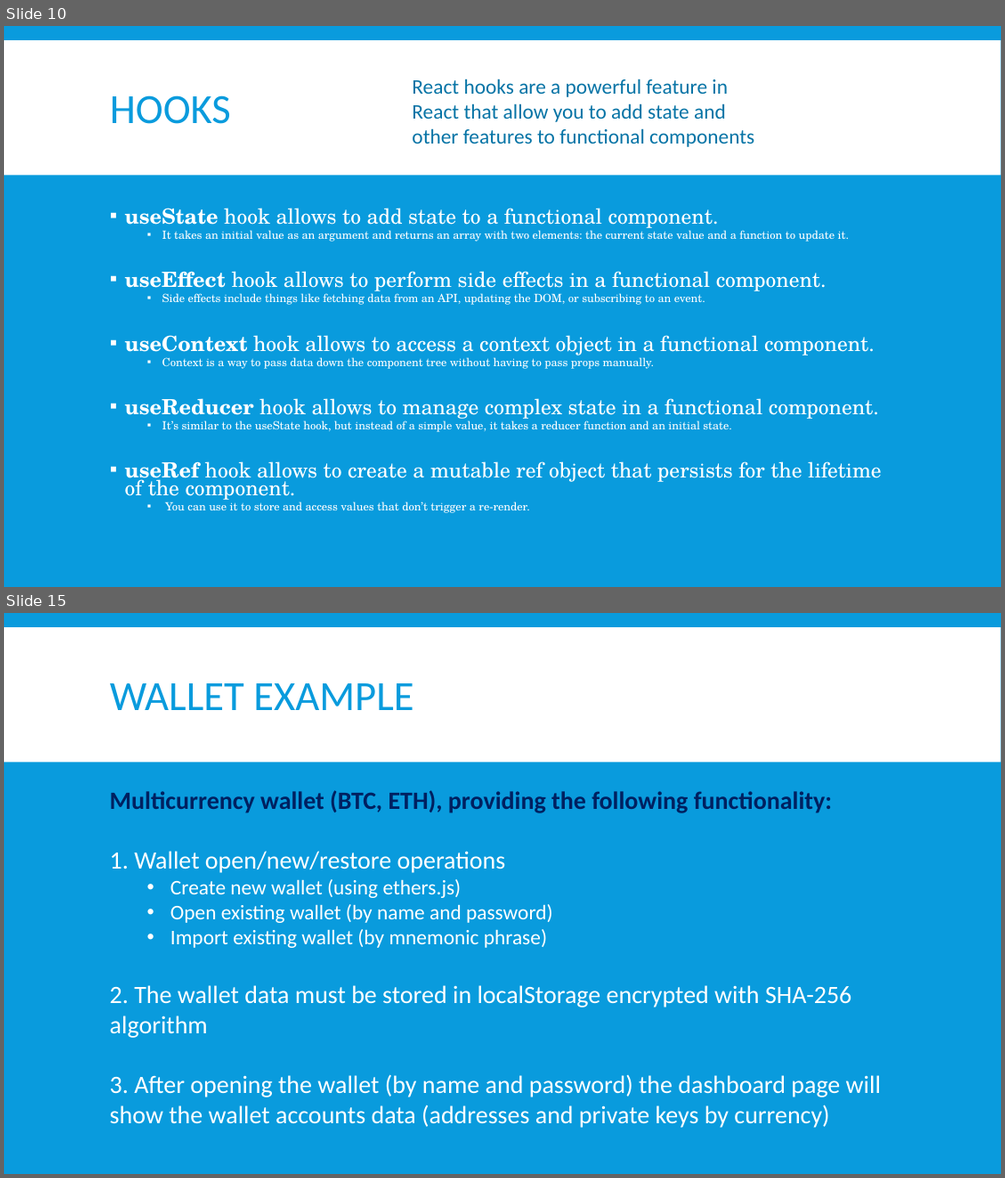
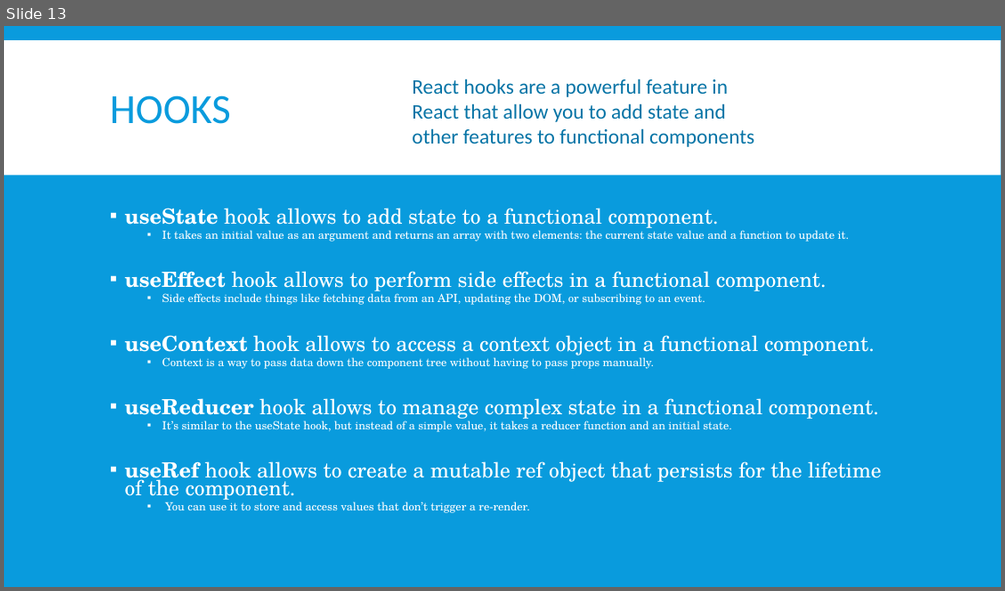
Before and after one commit to alexvirtech/preact-and-hooks, a slide deck: preact-tw.pptx. Shown one above the other, each under a label of ours: slides 10 and 15 before the commit, slide 13 after it; the slides between them are not shown. The pictures are 1005x1178 and 1005x591 pixels, drawn with LibreOffice and Linux fonts; fonts in the diff are those of the drawing. Boxes give left, top, right and bottom in pixels: in the first picture for what was removed or moved away, otherwise in the second. Text is boxed around its words. In the diff, an @@ line names an element or a change of style, - is before the commit and + after.

```diff
--- a/preact-tw.pptx
+++ b/preact-tw.pptx
@@ slide 15 removed at <box>4,613,1001,1174</box>, background #099BDD; not listed: 1 template element that a slide beside it also shows @@
@@ title removed at <box>110,683,413,710</box> @@
-WALLET EXAMPLE
@@ text removed at <box>110,790,881,1127</box> @@
-Multicurrency wallet (BTC, ETH), providing the following functionality:
-1. Wallet open/new/restore operations
-  • Create new wallet (using ethers.js)
-  • Open existing wallet (by name and password)
-  • Import existing wallet (by mnemonic phrase)
-2. The wallet data must be stored in localStorage encrypted with SHA-256 algorithm
-3. After opening the wallet (by name and password) the dashboard page will show the wallet accounts data (addresses and private keys by currency)
@@ what was slide 10 is now slide 13 @@
```
Also in this commit, not shown: 2 slides changed, 2 slides added, 3 other slides removed, 8 other files.
